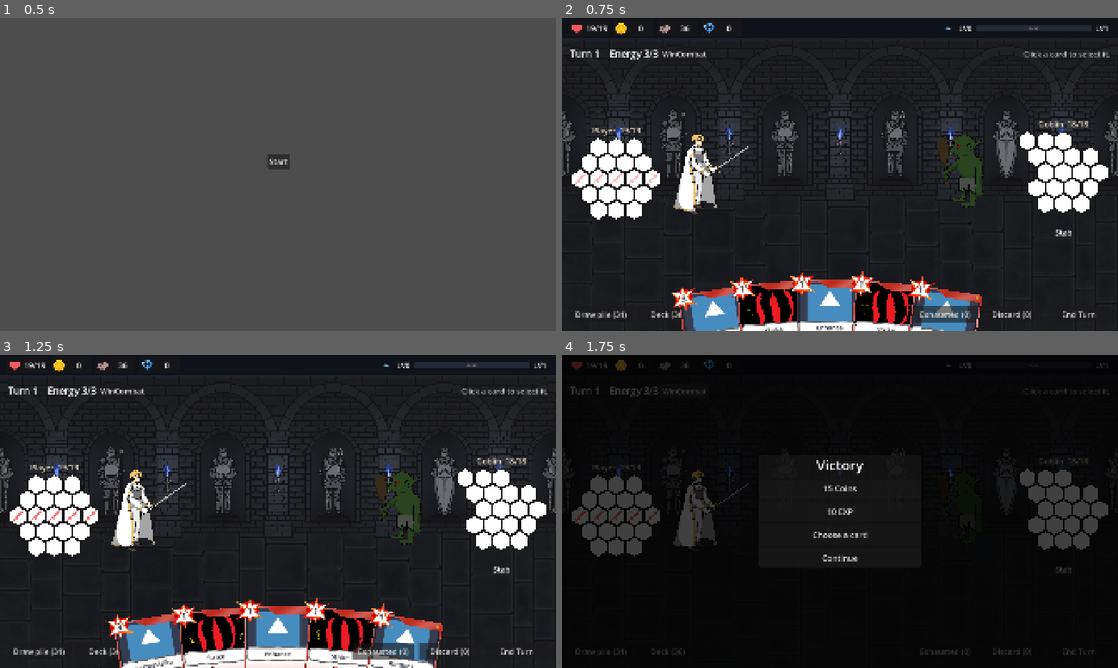
Above: before the commit, frames 1-4 (two rows, left to right).
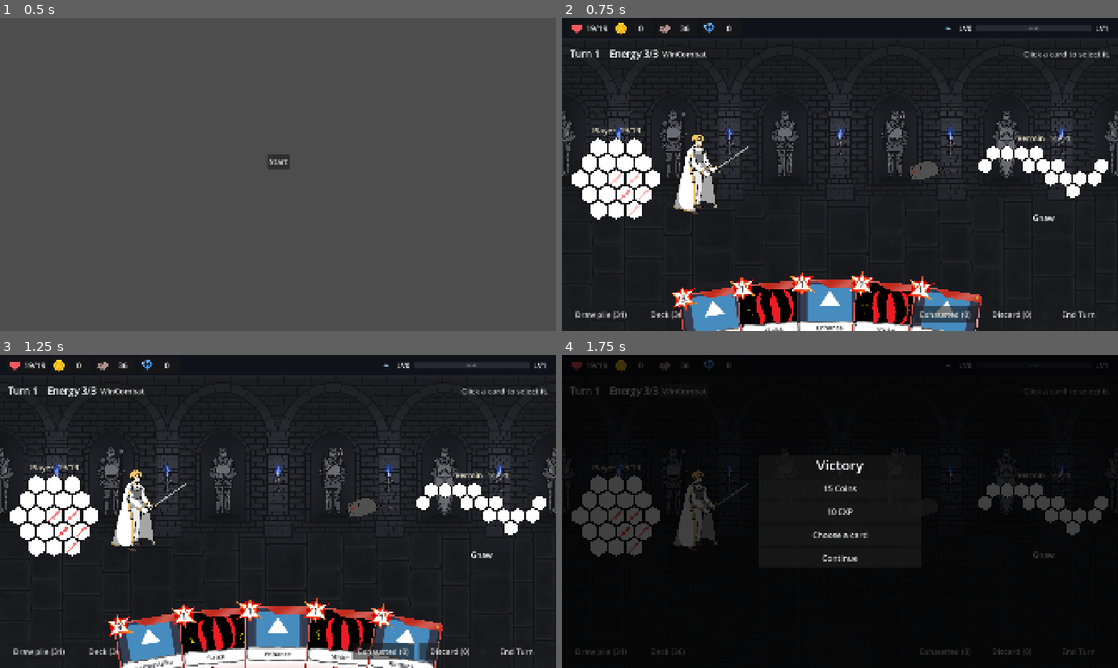
Above: after the commit, the same moments.

Repository: himaiayas/hex-sts
Game: Godot game, scene res://scenes/mainmenu.tscn
Two runs of this game, one before a commit and one after it. Both use one fixed random seed, a clock stepped at 60 frames per second and the inputs below. The engine's default icon, where the game draws it, is replaced by a stand-in: a white triangle on a blue panel in a dark square.
Inputs:
- Up to frame 1 (0.5 s): no input
- Up to frame 2 (0.75 s): click "Start" at 0.5 s
- Up to frame 3 (1.25 s): no input
- Up to frame 4 (1.75 s): click "WinCombat" at 1.25 s

Frame 1 is identical in both runs. In frame 2, 3.9% of the frame differs, in the area x 2-99%, y 32-70%; in frame 3, 3.9%; in frame 4, 2.5%.

Commit message:
feat: add Vermin's Gnaw and Skitter

Diff:
--- a/scripts/combat/combat_scene.gd
+++ b/scripts/combat/combat_scene.gd
@@ -676,17 +676,25 @@
 	return Enum.RoomType.NORMAL_COMBAT
 
 
+## The enemy being built, fought in every normal and elite room (and on F6) until it's done.
+## null = the usual line-ups.
+static var testing: Script = Vermin
+
+
 ## Placeholder line-ups until there are more enemies.
 func _enemies_for(room_type: Enum.RoomType) -> Array[CombatUnit]:
 	var enemies: Array[CombatUnit] = []
 	if room_type == Enum.RoomType.BOSS_COMBAT:
 		enemies.append(RunState.floor_boss())
 		return enemies
+	if testing:
+		enemies.append(testing.new())
+		return enemies
 	if room_type == Enum.RoomType.ELITE_COMBAT:
 		enemies.append(Slime.new())
 		enemies.append(Slime.new())
 		return enemies
-	enemies.append([Goblin].pick_random().new())
+	enemies.append([Goblin, Vermin].pick_random().new())
 	return enemies
 
 
--- a/scripts/enemies/enemy_check.gd
+++ b/scripts/enemies/enemy_check.gd
@@ -1,6 +1,6 @@
 extends SceneTree
 
-## Headless check for BaseEnemy / Slime / Goblin / Dragon / Dracula / Ramiel. Exit code = number of failures.
+## Headless check for BaseEnemy / Slime / Goblin / Vermin / Dragon / Dracula / Ramiel. Exit code = number of failures.
 ## godot --headless --path . -s res://scripts/enemies/enemy_check.gd
 
 var _failures := 0
@@ -50,6 +50,7 @@
 		_check(seen.has(name), "action %s never chosen in 60 plans" % name)
 
 	await _check_goblin(combat)
+	await _check_vermin(combat)
 	await _check_dragon(combat)
 	await _check_dracula(combat)
 	await _check_ramiel(combat)
@@ -78,6 +79,32 @@
 		_check(hit.size() == (5 if i % 2 == 0 else 3) and _cells_with(player, Enum.HealthTileEnum.DAMAGED) == hit.size(),
 			"goblin %s should damage %d tiles, damaged %d" % [action.action_name, 5 if i % 2 == 0 else 3, _cells_with(player, Enum.HealthTileEnum.DAMAGED)])
 	_check(names == ["Stab", "Backstab", "Stab", "Backstab"], "goblin order: %s" % [names])
+
+
+
+func _check_vermin(combat: CombatState) -> void:
+	var vermin := Vermin.new()
+	combat.enemies = [vermin]
+	var player := combat.player
+
+	# Gnaw -> Gnaw -> Skitter, looped. Each Gnaw lands two bites on tiles that aren't damaged yet.
+	var names: Array[String] = []
+	for i in 6:
+		_heal(player)
+		_heal(vermin)
+		for cell in player.health.keys().slice(0, 12):
+			player.health[cell].hp = Enum.HealthTileEnum.DAMAGED
+		vermin.plan(combat)
+		var action := vermin.intent_actions[0]
+		names.append(action.action_name)
+		if action is EnemyHit:
+			for part in action.parts:
+				_check(_covered(player, part).any(func(c: Vector2i) -> bool: return player.health[c].hp > Enum.HealthTileEnum.DAMAGED),
+					"gnaw put a bite where nothing is left")
+		await vermin.take_turn(combat)
+		if action is EnemyShieldSelf:
+			_check(_cells_with(vermin, Enum.HealthTileEnum.SHIELDED) == 5, "skitter should shield 5")
+	_check(names == ["Gnaw", "Gnaw", "Skitter", "Gnaw", "Gnaw", "Skitter"], "vermin order: %s" % [names])
 
 
 
--- a/scripts/enemies/enemy_shield_self.gd
+++ b/scripts/enemies/enemy_shield_self.gd
@@ -2,15 +2,15 @@
 extends BaseEnemyAction
 
 ## Block X: shields X random undamaged tiles of its own, picked when it runs
-## (Dracula's Blood Mist, Ramiel's Scan).
+## (Vermin's Skitter, Dracula's Blood Mist, Ramiel's Scan).
 
 var amount: int
 
 
-func _init(_name: String, _amount: int) -> void:
+func _init(_name: String, _amount: int, _description := "") -> void:
 	super(Enum.BaseEnemyActionEnum.DEFEND, _name, 1.0)
 	amount = _amount
-	description = "Shield %d random tiles of its own." % amount
+	description = _description
 
 
 func execute(combat: CombatState, owner: CombatUnit) -> void:
--- a/scripts/enemies/floor_1/vermin/vermin.gd
+++ b/scripts/enemies/floor_1/vermin/vermin.gd
@@ -1,7 +1,7 @@
 class_name Vermin
 extends BaseEnemy
 
-## Floor 1, Normal.
+## Floor 1, Normal. Cycles Gnaw -> Gnaw -> Skitter.
 
 
 func _init() -> void:
@@ -13,4 +13,13 @@
 	]
 	super("Vermin", CombatUnit.make_hex_health(coords))
 	sprite = preload("res://assets/enemies/floor_1/vermin.png")
-	actions = []
+	var bite: Array[BaseActionTile] = [
+		DamageTile.new(Vector2i(0, 0)),
+		DamageTile.new(Vector2i(1, 0)),
+		DamageTile.new(Vector2i(0, 1)),
+	]
+	actions = [
+		EnemyHit.new("Gnaw", "Hit 3 tiles twice, scattered.", bite, 2),
+		EnemyShieldSelf.new("Skitter", 5, "Shield 5 random tiles of its own."),
+	]
+	p1_cycle = [0, 0, 1]
